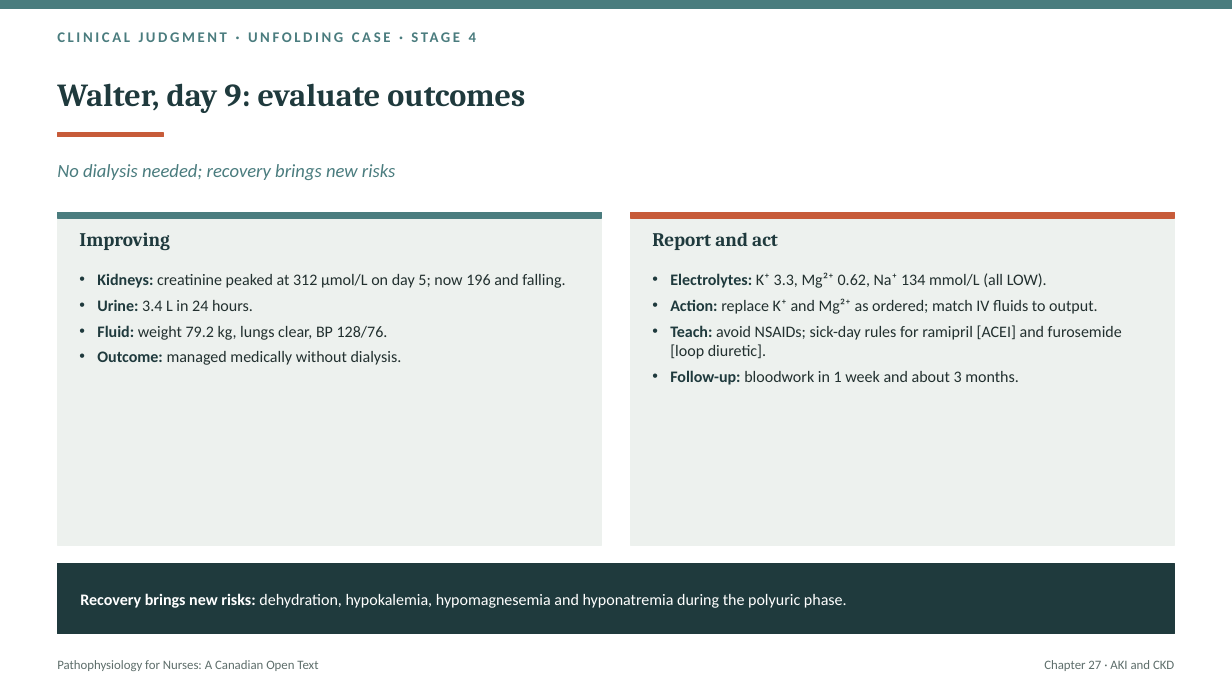
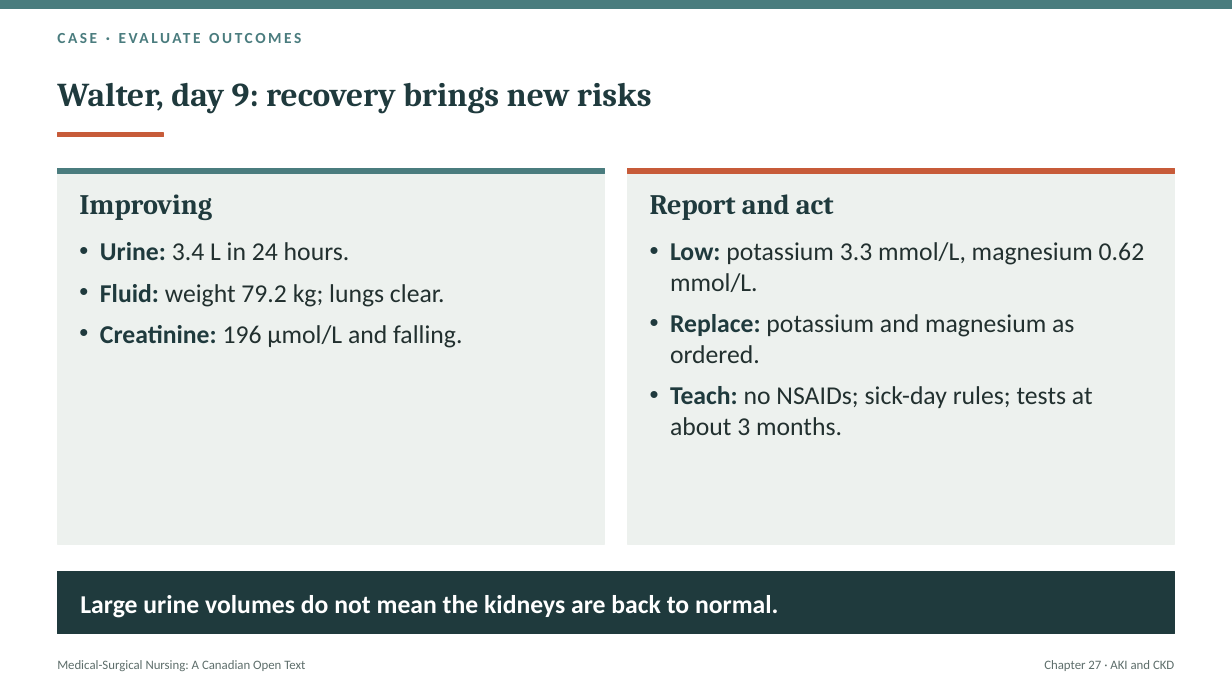
Before and after one commit to andrewleenl/opensourcenursing, a slide deck: slide 19 of Ch27_Acute_Kidney_Injury_and_Chronic_Kidney_Disease_Lecture_Presentation.pptx (slide 47 before the commit). Drawn at 1232x693 pixels with LibreOffice and Linux fonts; fonts in the diff are those of the drawing. Boxes give left, top, right and bottom in pixels: in the first picture for what was removed or moved away, otherwise in the second. Text is boxed around its words. In the diff, an @@ line names an element or a change of style, - is before the commit and + after.

```diff
--- a/Ch27_Acute_Kidney_Injury_and_Chronic_Kidney_Disease_Lecture_Presentation.pptx
+++ b/Ch27_Acute_Kidney_Injury_and_Chronic_Kidney_Disease_Lecture_Presentation.pptx
@@ text at bbox=[469, 32, 476, 42]: text changed; size 11.5 to 12 pt @@
-CLINICAL JUDGMENT · UNFOLDING CASE · STAGE 4
+CASE · EVALUATE OUTCOMES
@@ title at bbox=[57, 83, 652, 114]: text changed; size 25 to 26 pt @@
-Walter, day 9: evaluate outcomes
+Walter, day 9: recovery brings new risks
@@ rectangle: place and size @@
-rectangle at bbox=[57, 213, 602, 545]
+rectangle at bbox=[57, 168, 604, 544]
@@ rectangle: place and size @@
-rectangle at bbox=[57, 213, 602, 218]
+rectangle at bbox=[57, 168, 604, 174]
@@ text removed at bbox=[57, 164, 395, 180] @@
-No dialysis needed; recovery brings new risks
@@ rectangle: place and size @@
-rectangle at bbox=[630, 213, 1175, 545]
+rectangle at bbox=[628, 168, 1175, 544]
@@ rectangle: place and size @@
-rectangle at bbox=[630, 213, 1175, 218]
+rectangle at bbox=[628, 168, 1175, 174]
@@ text "Improving" at bbox=[79, 194, 212, 220]: size 15 to 22 pt @@
@@ text "Improving": place and size @@
-text "Improving" at bbox=[79, 232, 170, 250]
+text "Improving" at bbox=[79, 194, 212, 220]
@@ text "Report and act": place and size @@
-text "Report and act" at bbox=[652, 232, 778, 250]
+text "Report and act" at bbox=[650, 194, 834, 220]
@@ text "Report and act" at bbox=[650, 194, 834, 220]: size 15 to 22 pt @@
@@ text "Urine: 3.4 L in 24 ...": place and size @@
-text "Urine: 3.4 L in 24 ..." at bbox=[97, 273, 565, 365]
+text "Urine: 3.4 L in 24 ..." at bbox=[100, 242, 462, 348]
@@ text at bbox=[100, 242, 350, 260]: size 12.5 to 20 pt in "Urine: 3.4 L in 24 hours."; indent changed; more space between paragraphs @@
@@ text at bbox=[670, 242, 1145, 435]: text changed; size 12.5 to 20 pt @@
-• Electrolytes: K⁺ 3.3, Mg²⁺ 0.62, Na⁺ 134 mmol/L (all LOW).
-• Action: replace K⁺ and Mg²⁺ as ordered; match IV fluids to output.
-• Teach: avoid NSAIDs; sick-day rules for ramipril [ACEI] and furosemide [loop diuretic].
-• Follow-up: bloodwork in 1 week and about 3 months.
+• Low: potassium 3.3 mmol/L, magnesium 0.62 mmol/L.
+• Replace: potassium and magnesium as ordered.
+• Teach: no NSAIDs; sick-day rules; tests at about 3 months.
@@ text at bbox=[97, 273, 565, 288]: paragraph removed @@
-• Kidneys: creatinine peaked at 312 µmol/L on day 5; now 196 and falling.
@@ text at bbox=[100, 284, 462, 348]: text changed; size 12.5 to 20 pt @@
-• Fluid: weight 79.2 kg, lungs clear, BP 128/76.
-• Outcome: managed medically without dialysis.
+• Fluid: weight 79.2 kg; lungs clear.
+• Creatinine: 196 µmol/L and falling.
@@ rectangle: place and size @@
-rectangle at bbox=[57, 564, 1175, 634]
+rectangle at bbox=[57, 572, 1175, 634]
@@ text removed at bbox=[80, 593, 847, 608] @@
-Recovery brings new risks: dehydration, hypokalemia, hypomagnesemia and hyponatremia during the polyuric phase.
@@ text added at bbox=[80, 595, 778, 618], 20 pt, text #FFFFFF, bold @@
+Large urine volumes do not mean the kidneys are back to normal.
@@ text at bbox=[57, 660, 305, 671]: text changed @@
-Pathophysiology for Nurses: A Canadian Open Text
+Medical-Surgical Nursing: A Canadian Open Text
```
Also in this commit, not shown: 6 other slides changed, 37 slides added, 45 slides removed, 1 other file.
